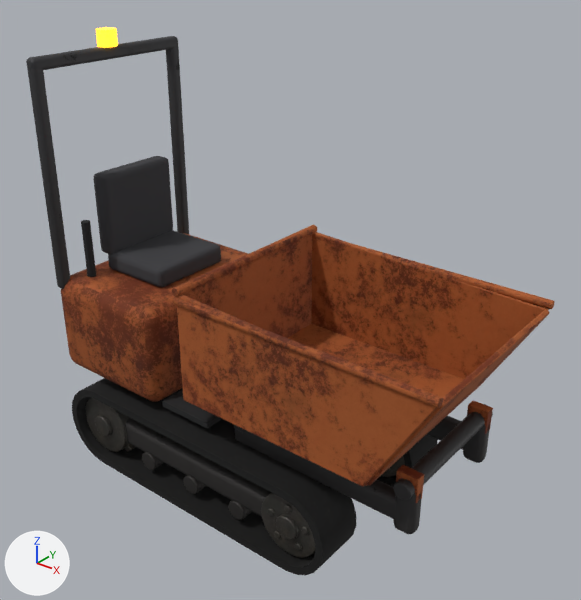
Before and after pictures for a commit that changed the glTF model assets/models/dumper_rusty.glb.
Before and after are seen from a 50 mm lens placed at (2.35, -2.6, 2.62), pointed at (0.26, 0.02, 1.0). Arrows for +X, +Y and +Z are at lower left; the lights stay in place. The picture after the commit comes second. Where no turn or scale is listed for an object, it has been applied to the vertices.

Before the edit, the objects in view are built like this:
```python
ob_chassis = bpy.data.objects.new('Chassis', me_chassis_001)
ob_chassis.location = (0.0, 0.0, 0.0)
ob_enginecover = bpy.data.objects.new('EngineCover', me_enginecover_001)
ob_enginecover.location = (0.0, 0.0, 0.0)
ob_skip = bpy.data.objects.new('Skip', me_skip_001)
ob_skip.location = (1.12, 0.0, 0.6)
# also in view: 'RollBar' at (-0.85, 0.0, 1.46); 'Seat' at (-0.58, 0.0, 1.21); 'TrackBand' at (0.0, 0.0, 0.18); 'BodyDetails' at (-0.41, 0.0, 0.85); 'TrackWheelR0' at (-0.62, -0.36, 0.18)
```
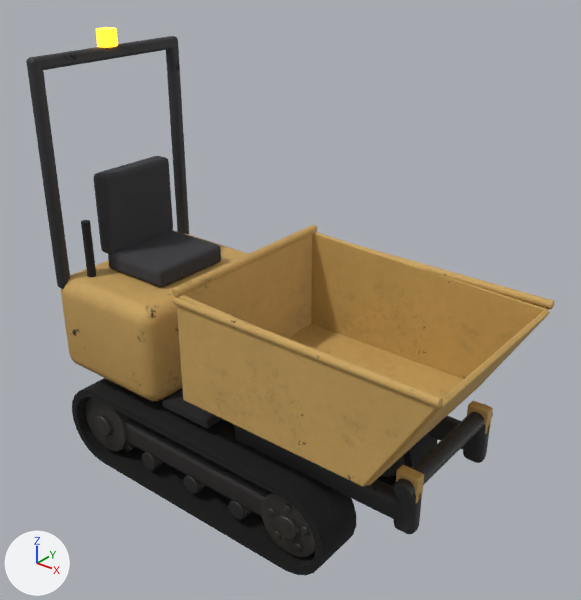
Where the change shows, as pixel boxes (x1, y1, x2, y2) in the pictures (581 x 600 px):
'Skip', surface changed (lighter): (172, 225, 555, 503) in both
'EngineCover', surface changed (lighter): (61, 233, 248, 402) in both

Patch to the scene script:
```diff
--- a/assets/models/dumper_rusty.glb.py
+++ b/assets/models/dumper_rusty.glb.py
@@ mat_paint @@
 mat_paint = bpy.data.materials.new('Paint')
-# nodes: BsdfPrincipled, Mix, OutputMaterial, TexImage, VertexColor
-# uses the picture img_rust
+# nodes: BsdfPrincipled, Mix x2, OutputMaterial, TexImage, VertexColor
+# colours: orange #e7bc6c, mixed with the vertex colours
+# uses the picture img_paint_worn
```
